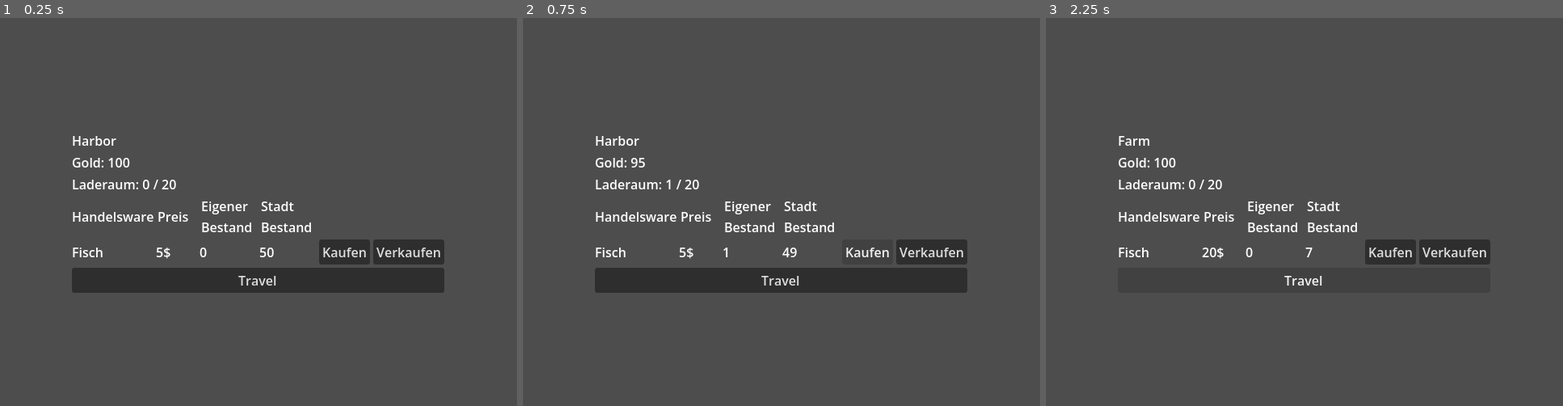
Above: before the commit, frames 1-3 (left to right).
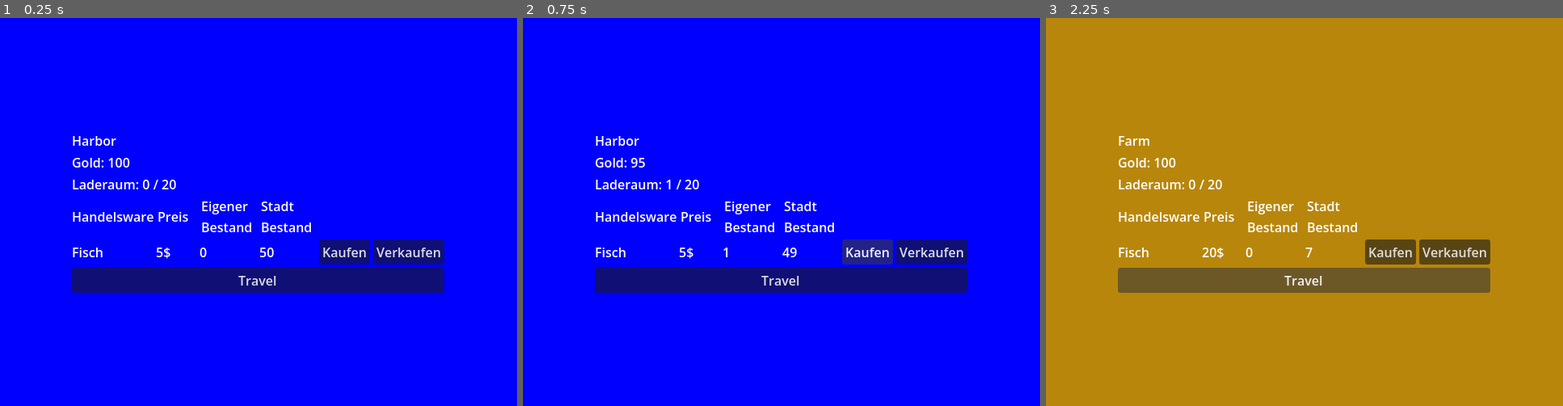
Above: after the commit, the same moments.

Repository: twiederk/PirateGame
Game: Godot game, scene res://city/city.tscn
Same seed, same stepped clock (60 frames per second), same inputs: the game is played once before the commit and once after it. This scene is started directly instead of the project's main scene.
Inputs:
- Up to frame 1 (0.25 s): no input
- Up to frame 2 (0.75 s): click "Kaufen" at 0.5 s
- Up to frame 3 (2.25 s): click "Verkaufen" at 1.25 s; click "Travel" at 2 s

The runs differ from the first frame. In frame 1, 99% of the frame differs, in the area x 0-100%, y 0-100%; in frame 2, 99%; in frame 3, 99%.

Commit message:
Added background color to city

Diff:
--- a/godot4/city/city.gd
+++ b/godot4/city/city.gd
@@ -9,6 +9,7 @@
 @onready var city_name = $CenterContainer/VBoxContainer/CityName
 @onready var player_gold = $CenterContainer/VBoxContainer/PlayerGold
 @onready var player_weight = $CenterContainer/VBoxContainer/PlayerWeight
+@onready var background = $Background
 
 @onready var good_name = $CenterContainer/VBoxContainer/GoodRow/GoodName
 @onready var good_price = $CenterContainer/VBoxContainer/GoodRow/GoodPrice
@@ -29,6 +30,7 @@
 
 func _update_gui() -> void:
 	city_name.text = city.name
+	background.self_modulate = city.background_color
 	player_gold.text = "Gold: " + str(player.gold)
 	player_weight.text = "Laderaum: " + str(trading_system.get_used_capacity()) + " / " + str(player.cargo_capacity)
 
--- a/godot4/city/city.tscn
+++ b/godot4/city/city.tscn
@@ -1,6 +1,8 @@
 [gd_scene format=3 uid="uid://b5rdq1cvlg4uu"]
 
 [ext_resource type="Script" uid="uid://cb01lexuy1va7" path="res://city/city.gd" id="1_2f1qc"]
+
+[sub_resource type="CanvasTexture" id="CanvasTexture_2f1qc"]
 
 [node name="City" type="Control" unique_id=502314466]
 layout_mode = 3
@@ -10,6 +12,16 @@
 grow_horizontal = 2
 grow_vertical = 2
 script = ExtResource("1_2f1qc")
+
+[node name="Background" type="TextureRect" parent="." unique_id=2078317982]
+self_modulate = Color(0, 0, 0, 0)
+layout_mode = 1
+anchors_preset = 15
+anchor_right = 1.0
+anchor_bottom = 1.0
+grow_horizontal = 2
+grow_vertical = 2
+texture = SubResource("CanvasTexture_2f1qc")
 
 [node name="CenterContainer" type="CenterContainer" parent="." unique_id=76314715]
 layout_mode = 1
--- a/godot4/trading_system/trading_system.gd
+++ b/godot4/trading_system/trading_system.gd
@@ -10,6 +10,7 @@
 var cities = {
 	"A": {
 		"name": "Harbor",
+		"background_color": Color.BLUE,
 		"produces": ["fish"],
 		"consumes": ["grain"],
 		"market": {
@@ -19,6 +20,7 @@
 	},
 	"B": {
 		"name": "Farm",
+		"background_color": Color.DARK_GOLDENROD,
 		"produces": ["grain"],
 		"consumes": ["fish"],
 		"market": {
